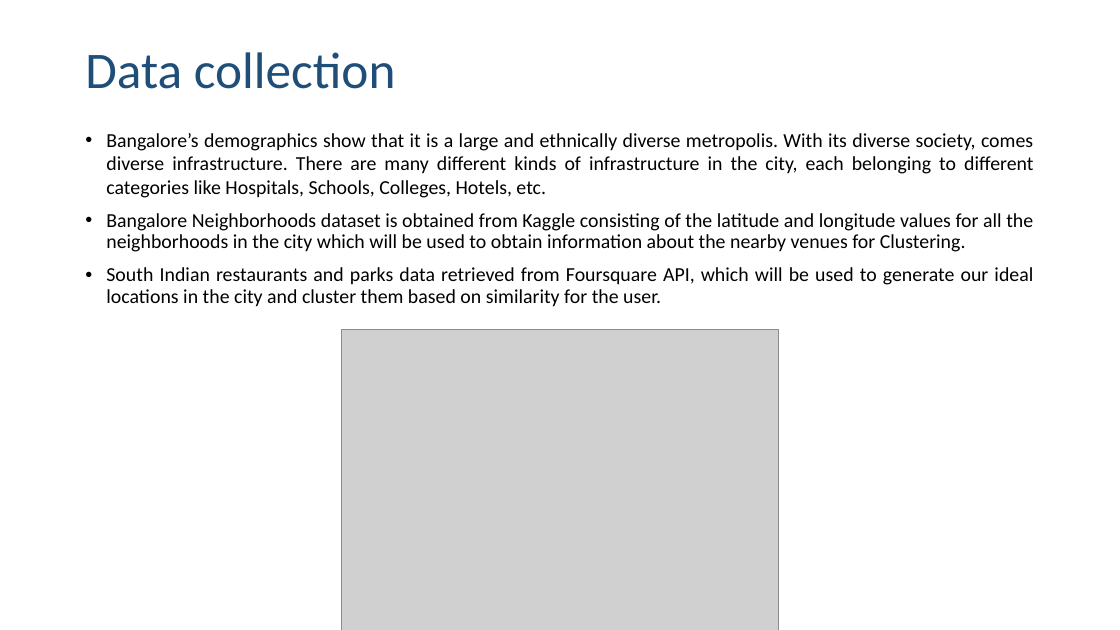
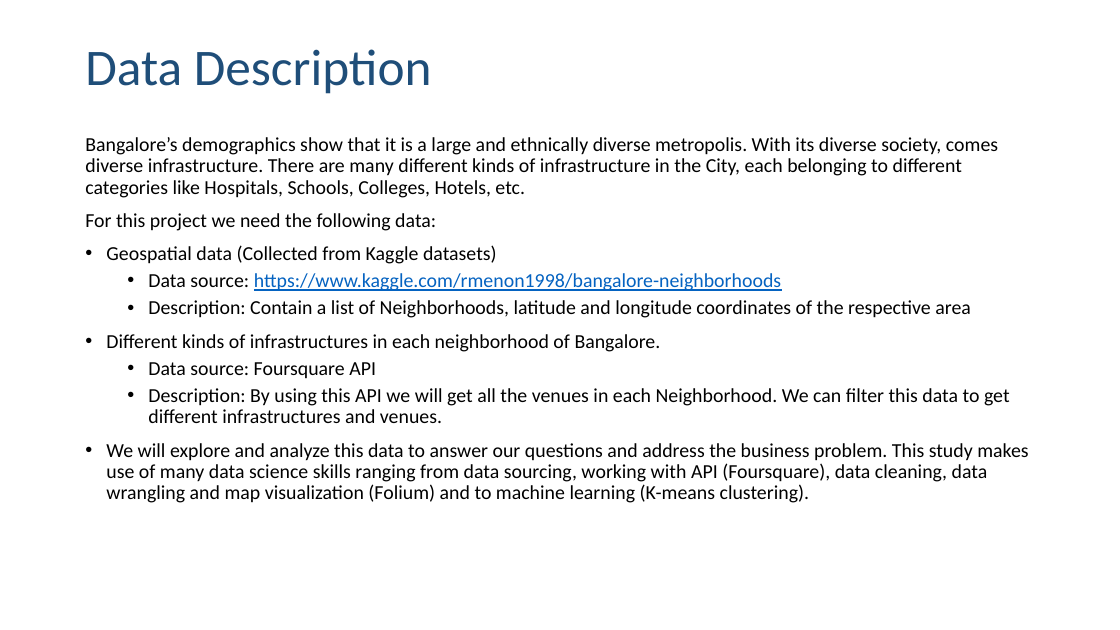
Before and after one commit to mehatabnabi/Coursera_Capstone, a slide deck: slide 6 of week 4/IBM_Capstone_DS.pptx. Drawn at 1120x630 pixels with LibreOffice and Linux fonts; fonts in the diff are those of the drawing; grey boxes stand for pictures. Boxes give left, top, right and bottom in pixels: in the first picture for what was removed or moved away, otherwise in the second. Text is boxed around its words. In the diff, an @@ line names an element or a change of style, - is before the commit and + after.

Commit message:
presentation update

```diff
--- a/week 4/IBM_Capstone_DS.pptx
+++ b/week 4/IBM_Capstone_DS.pptx
@@ title at bbox=[85, 49, 432, 94]: text changed @@
-Data collection
+Data Description
@@ text at bbox=[85, 137, 1028, 503]: text changed @@
-• Bangalore’s demographics show that it is a large and ethnically diverse metropolis. With its diverse society, comes diverse infrastructure. There are many different kinds of infrastructure in the city, each belonging to different categories like Hospitals, Schools, Colleges, Hotels, etc.
-• Bangalore Neighborhoods dataset is obtained from Kaggle consisting of the latitude and longitude values for all the neighborhoods in the city which will be used to obtain information about the nearby venues for Clustering.
-• South Indian restaurants and parks data retrieved from Foursquare API, which will be used to generate our ideal locations in the city and cluster them based on similarity for the user.
+Bangalore’s demographics show that it is a large and ethnically diverse metropolis. With its diverse society, comes diverse infrastructure. There are many different kinds of infrastructure in the City, each belonging to different categories like Hospitals, Schools, Colleges, Hotels, etc.
+For this project we need the following data:
+• Geospatial data (Collected from Kaggle datasets)
+  • Data source: https://www.kaggle.com/rmenon1998/bangalore-neighborhoods
+  • Description: Contain a list of Neighborhoods, latitude and longitude coordinates of the respective area
+• Different kinds of infrastructures in each neighborhood of Bangalore.
+  • Data source: Foursquare API
+  • Description: By using this API we will get all the venues in each Neighborhood. We can filter this data to get different infrastructures and venues.
+• We will explore and analyze this data to answer our questions and address the business problem. This study makes use of many data science skills ranging from data sourcing, working with API (Foursquare), data cleaning, data wrangling and map visualization (Folium) and to machine learning (K-means clustering).
@@ picture removed at bbox=[341, 329, 779, 630] @@
```
Also in this commit, not shown: 3 other slides changed, 3 other files.
